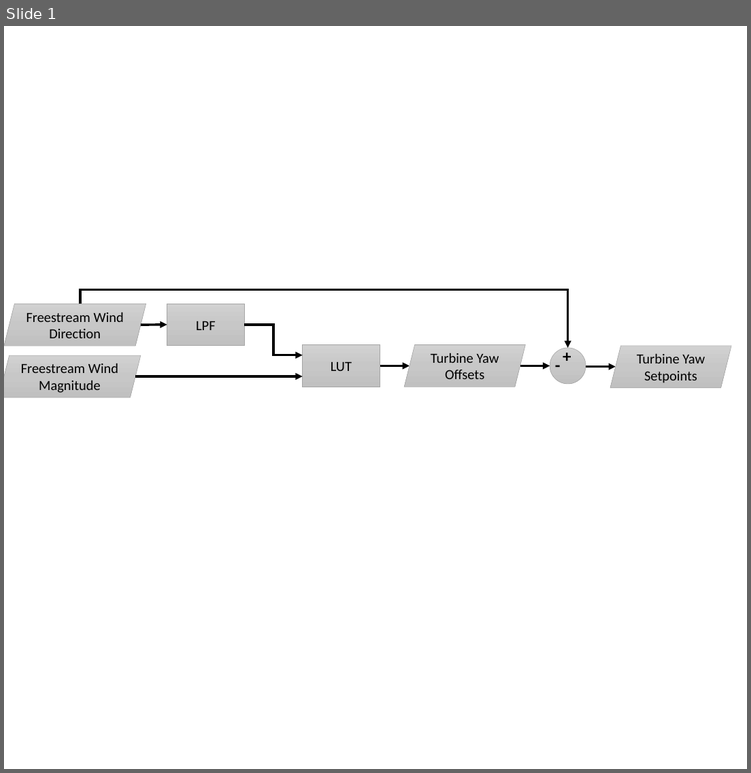
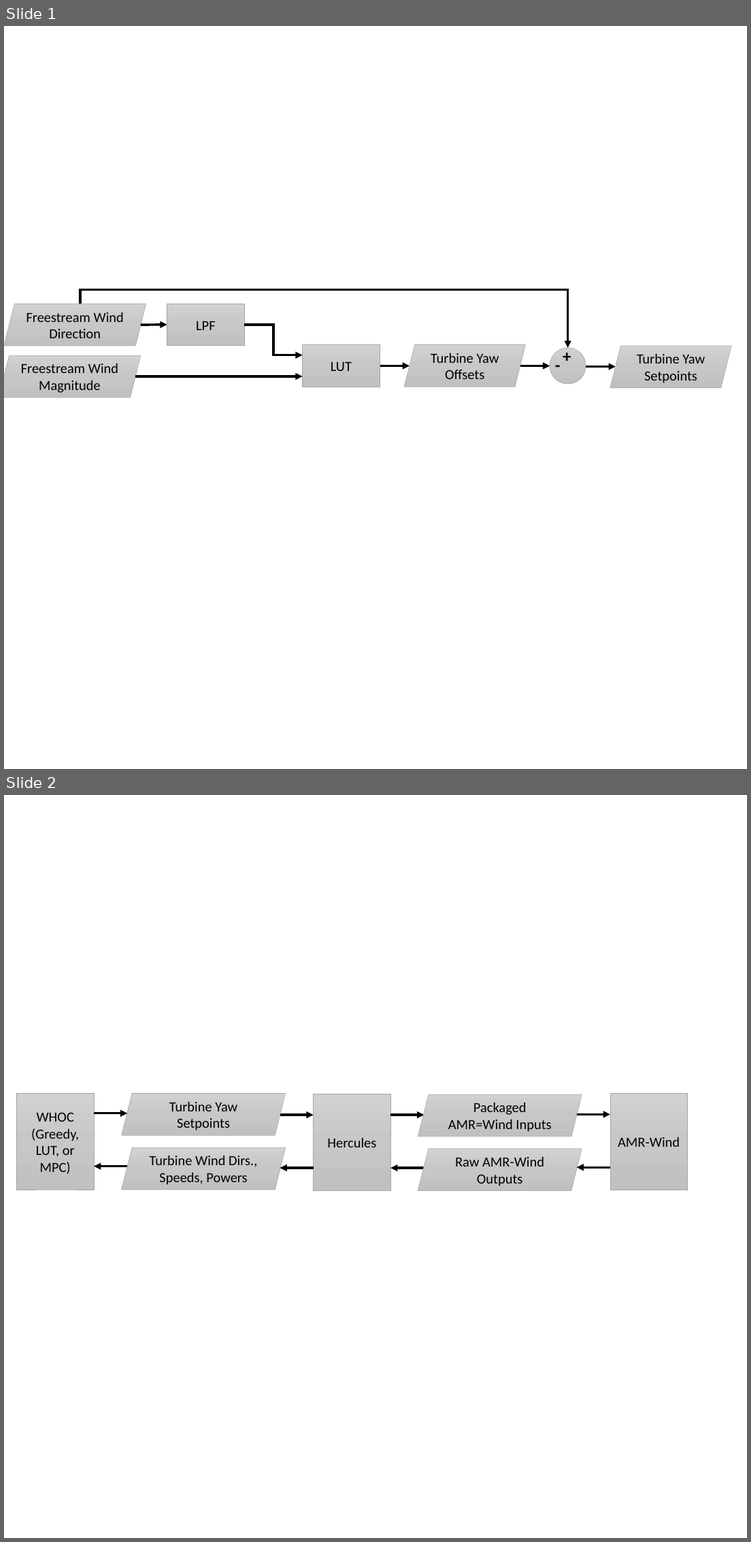
Before and after one commit to achenry/wind-hybrid-open-controller, a slide deck: examples/figures.pptx. Shown one above the other, each under a label of ours: slide 1 before the commit, slides 1 and 2 after it. The pictures are 751x773 and 751x1542 pixels, drawn with LibreOffice and Linux fonts; fonts in the diff are those of the drawing. Boxes give left, top, right and bottom in pixels: in the first picture for what was removed or moved away, otherwise in the second. Text is boxed around its words. In the diff, an @@ line names an element or a change of style, - is before the commit and + after.

```diff
--- a/examples/figures.pptx
+++ b/examples/figures.pptx
@@ slide 2 added at [4, 795, 747, 1538], background #FFFFFF @@
@@ group added at [16, 1093, 687, 1191]: 8 arrows, 4 parallelograms, 3 rectangles @@
+WHOC (Greedy, LUT, or MPC)
+Hercules
+Turbine Yaw Setpoints
+Turbine Wind Dirs., Speeds, Powers
+Packaged AMR=Wind Inputs
+Raw AMR-Wind Outputs
+AMR-Wind
```
Also in this commit, not shown: 1 slide changed, 7 other files.
